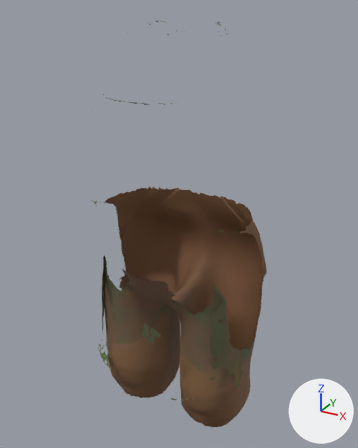
The glTF model assets/characters/_bodybase/namja_bottom7_workpants_rigged.glb, before and after one commit.
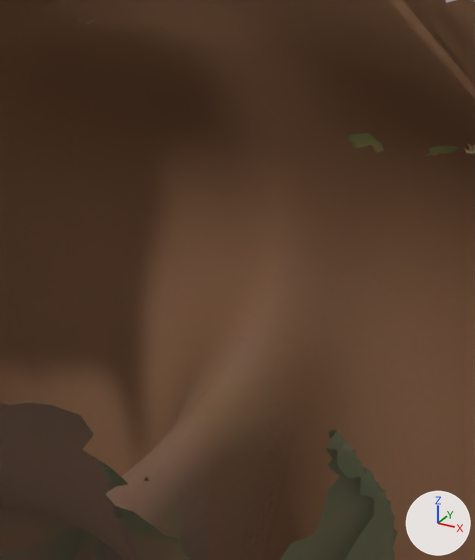
The first picture shows the older version from a 50 mm lens placed at (0.415, -0.764, 1.02), pointed at (-0.001, -0.009, 0.642). The close-ups show the older and then the newer version on the part from 42% to 68% of the width and 45% to 69% of the height of that picture. Only the edits that show in the close-ups are written down. Every picture has the same lights, and +X, +Y and +Z are marked at lower right. Where no turn or scale is listed for an object, it has been applied to the vertices. Vertices at exactly the same position are counted once.

Objects in the first close-up: 'part'.
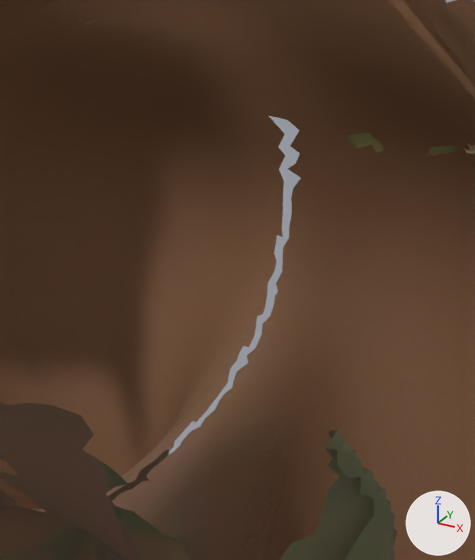
Where the change shows, as pixel boxes (x1, y1, x2, y2) in the close-ups (475 x 560 px):
part 1 of me_mesh_0, deleted
    before: (0, 115, 301, 513)

Patch to the scene script:
```diff
--- a/assets/characters/_bodybase/namja_bottom7_workpants_rigged.glb.py
+++ b/assets/characters/_bodybase/namja_bottom7_workpants_rigged.glb.py
@@ me_mesh_0 @@
 # used by ob_part; location = (0.0, 0.0, 0.0)
-me_mesh_0.from_pydata(...)  # 14671 vertices, 27290 faces; spans x -0.167..0.167, y -0.164..0.12, z 0.232..0.997
+me_mesh_0.from_pydata(...)  # 14668 vertices, 27143 faces; spans x -0.167..0.167, y -0.164..0.12, z 0.232..0.997
+# me_mesh_0 part 1
+# 3 vertices are removed from x -0.007..-0.001, y -0.145..-0.143, z 0.469..0.484
+# 147 faces are deleted
 me_mesh_0.materials.append(mat_material_0)
```
